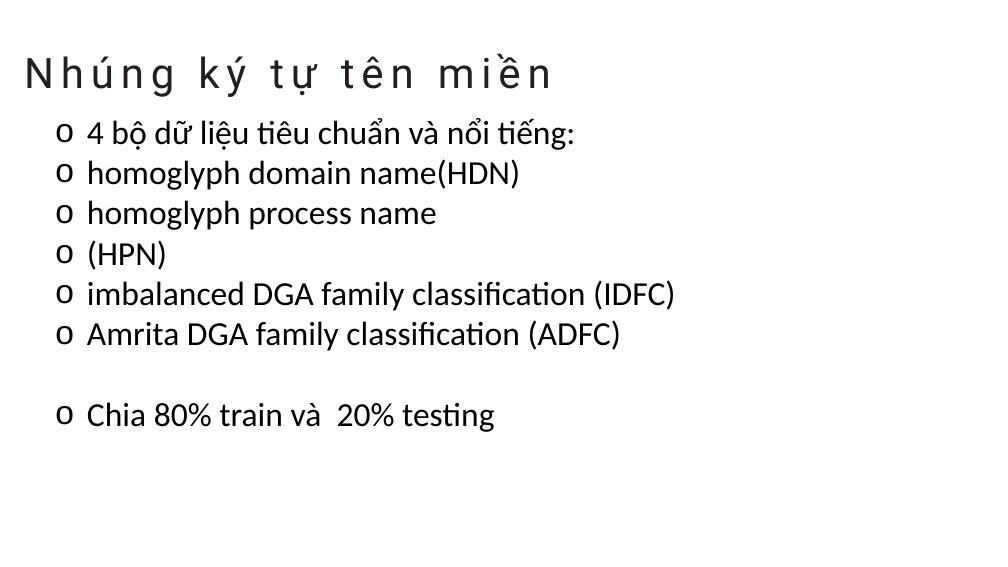
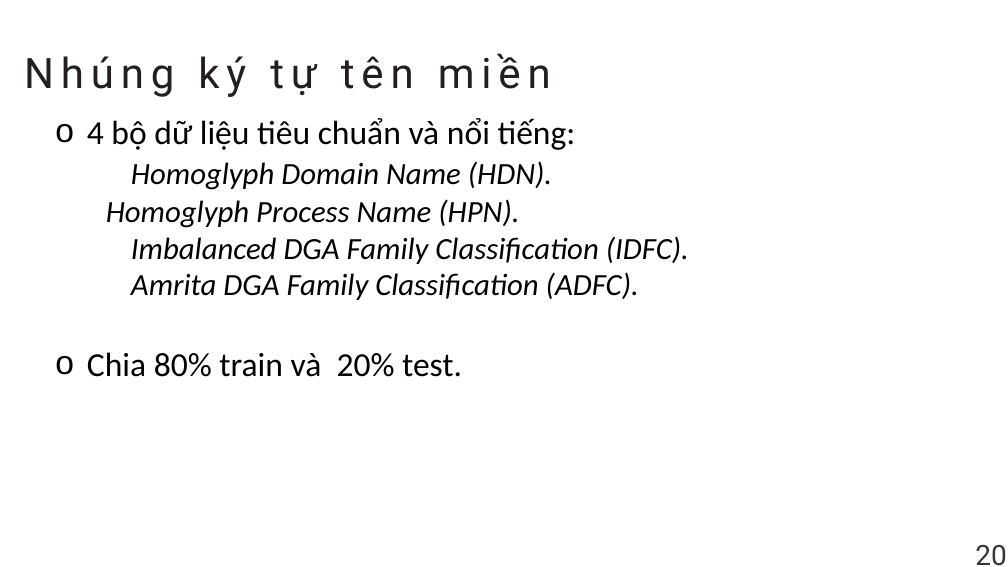
Before and after one commit to NghiaVNM/ML---DGA-Based-Botnet-Evasion, a slide deck: slide 26 of Midterm.pptx. Drawn at 1008x567 pixels with LibreOffice and Linux fonts; fonts in the diff are those of the drawing. Boxes give left, top, right and bottom in pixels: in the first picture for what was removed or moved away, otherwise in the second. Text is boxed around its words. In the diff, an @@ line names an element or a change of style, - is before the commit and + after.

Commit message:
slide

```diff
--- a/Midterm.pptx
+++ b/Midterm.pptx
@@ text at <box>87,161,689,377</box>: text changed; size 48 to 44 pt; italic on @@
-o homoglyph domain name(HDN)
-o homoglyph process name
-o (HPN)
-o imbalanced DGA family classification (IDFC)
-o Amrita DGA family classification (ADFC)
-o Chia 80% train và 20% testing
+  Homoglyph Domain Name (HDN).
+Homoglyph Process Name (HPN).
+  Imbalanced DGA Family Classification (IDFC).
+  Amrita DGA Family Classification (ADFC).
+o Chia 80% train và 20% test.
@@ text added at <box>975,545,1006,566</box>, 40 pt, text #363636 @@
+20
```
Also in this commit, not shown: 23 other slides changed, 6 slides added, 5 slides removed.
